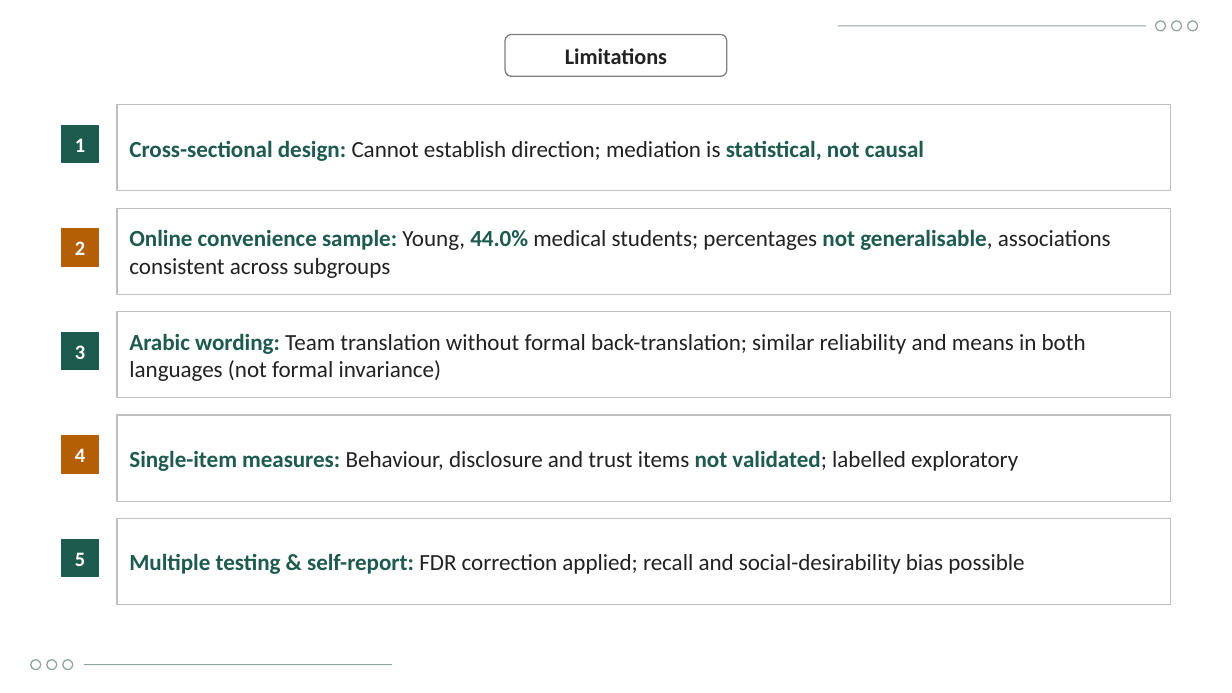
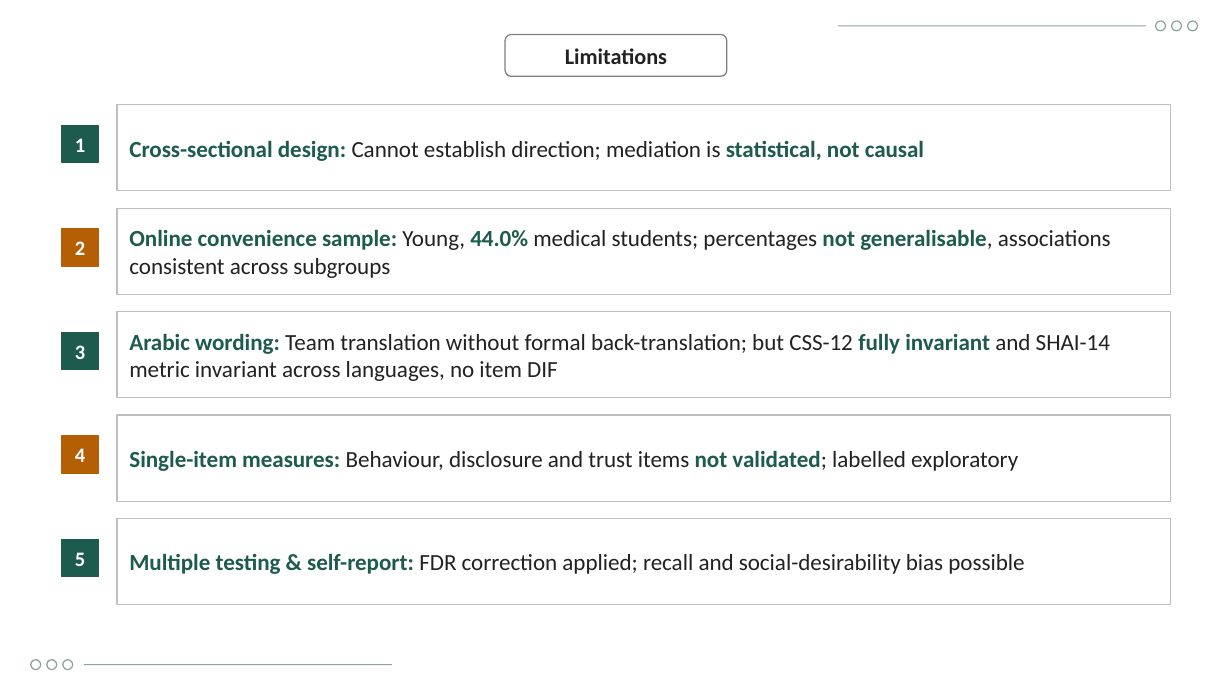
Before and after one commit to Yaseen279/History-Exam, a slide deck: slide 31 of research/output/study/Defence_Presentation_UOBCOM.pptx. Drawn at 1232x693 pixels with LibreOffice and Linux fonts; fonts in the diff are those of the drawing; background and template pictures are left out. Boxes give left, top, right and bottom in pixels: in the first picture for what was removed or moved away, otherwise in the second. Text is boxed around its words. In the diff, an @@ line names an element or a change of style, - is before the commit and + after.

```diff
--- a/research/output/study/Defence_Presentation_UOBCOM.pptx
+++ b/research/output/study/Defence_Presentation_UOBCOM.pptx
@@ text at [129,333,1110,381]: text changed @@
-Arabic wording: Team translation without formal back-translation; similar reliability and means in both languages (not formal invariance)
+Arabic wording: Team translation without formal back-translation; but CSS-12 fully invariant and SHAI-14 metric invariant across languages, no item DIF
```
Also in this commit, not shown: 1 other slide changed, 16 other files.
